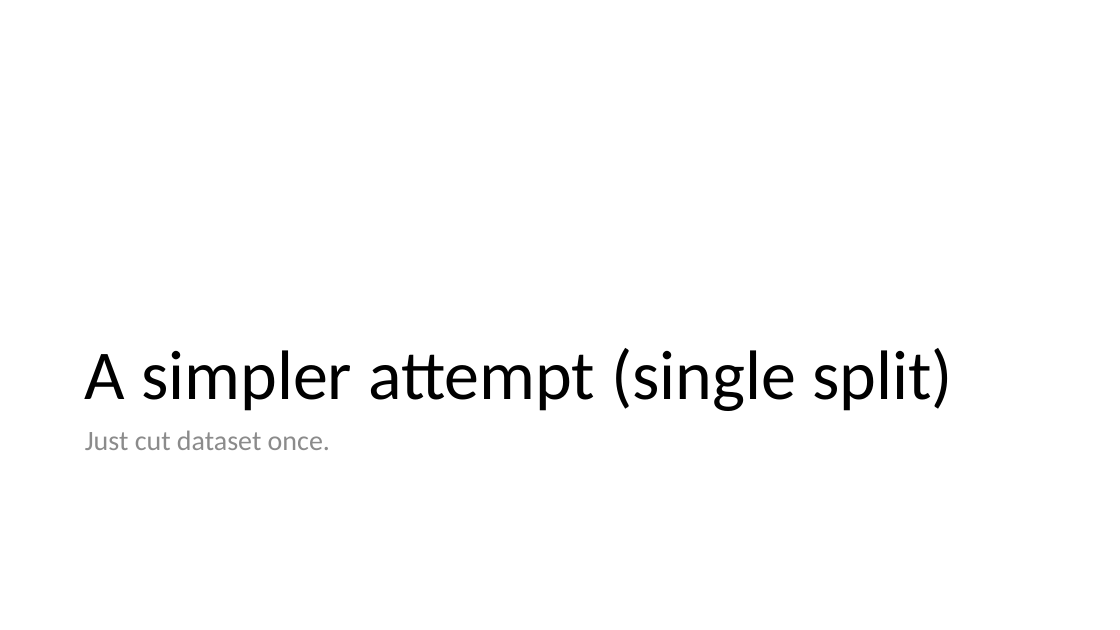
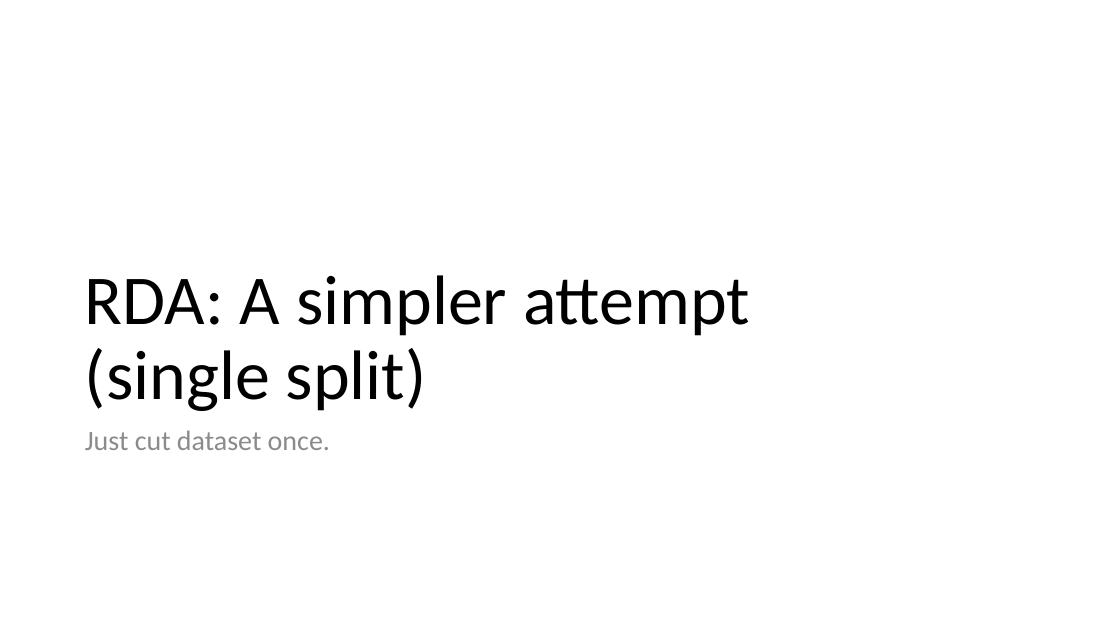
Before and after one commit to cwzhou/Analyses, a slide deck: slide 25 of Simulations/Paper3_RE/Results.pptx (slide 24 before the commit). Drawn at 1120x630 pixels with LibreOffice and Linux fonts; fonts in the diff are those of the drawing. Boxes give left, top, right and bottom in pixels: in the first picture for what was removed or moved away, otherwise in the second. Text is boxed around its words. In the diff, an @@ line names an element or a change of style, - is before the commit and + after.

```diff
--- a/Simulations/Paper3_RE/Results.pptx
+++ b/Simulations/Paper3_RE/Results.pptx
@@ title at [85,275,750,411]: text changed @@
-A simpler attempt (single split)
+RDA: A simpler attempt
+(single split)
```
Also in this commit, not shown: 1 other slide changed, 1 slide added, 5 other files.
